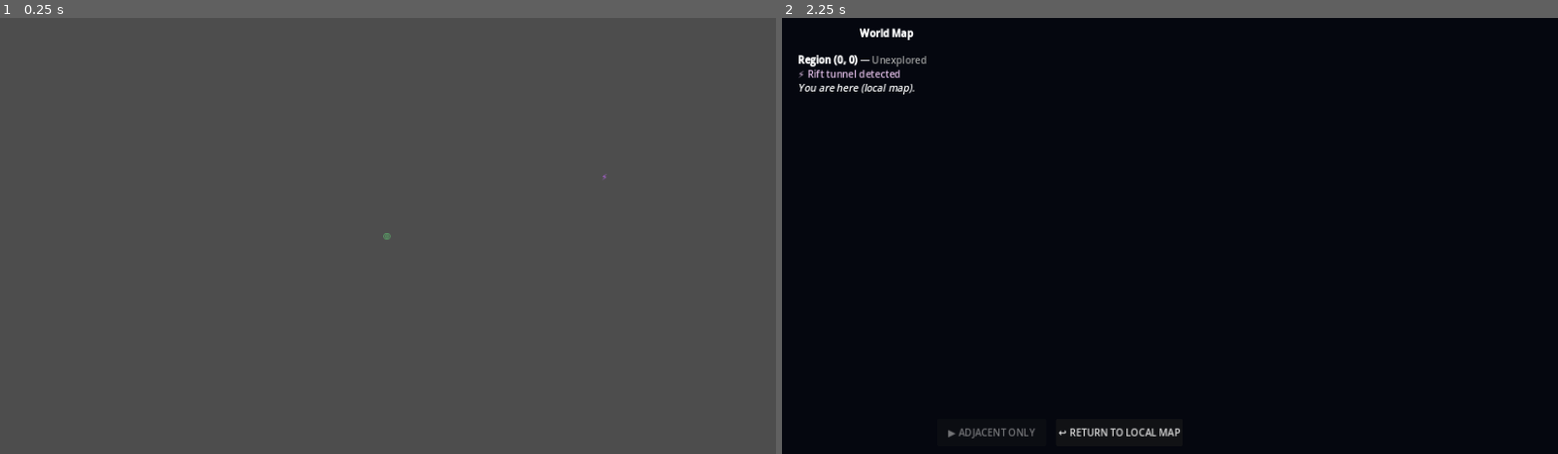
Above: before the commit, frames 1-2 (left to right).
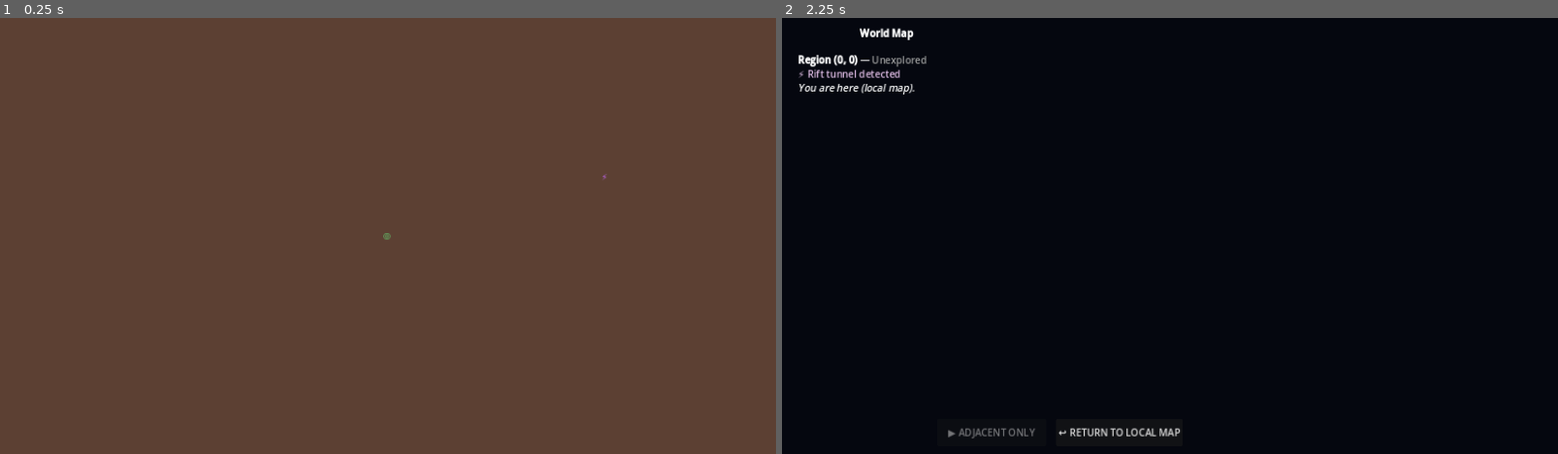
Above: after the commit, the same moments.

Repository: AhmiDarrow/FallenEarth
Game: Godot game, scene res://scenes/HubWorld.tscn
Two runs of this game, one before a commit and one after it. Both use one fixed random seed, a clock stepped at 60 frames per second and the inputs below. This scene is started directly instead of the project's main scene.
Inputs (mouse positions are in pixels of both pictures, inside the frame that each line leads up to):
- Up to frame 1 (0.25 s): no input
- Up to frame 2 (2.25 s): tap Enter at 0.5 s; move the mouse to (1340, 214) at 0.52 s; hold Right 0.53-1.25 s; tap M at 0.6, 2.1 s; click (1340, 214) at 0.67 s; click "↩ RETURN TO LOCAL MAP" at 1.25 s; tap Space at 2 s; move the mouse to (1014, 257) at 2.02 s; hold Down from 2.03 s (still down)

The runs differ from the first frame. In frame 1, 100% of the frame differs, in the area x 0-100%, y 0-100%; in frame 2, nothing differs.

Commit message:
Fix HubWorld map rendering: parent ProceduralTile directly and use correct tile data
- ProceduralTile (Node2D with _draw()) was being stored in metadata of a plain
  Node2D wrapper that was never added to the scene tree. Now parented directly.
- Tile position within chunk was missing; now set via pt.position.
- GameState.get_hex_state(x, y) was called with local tile coords instead of hex
  coords (wrong data, wrong method call). Now uses per-tile dict from _map_data.

Diff:
--- a/scripts/LocalMapRenderer.gd
+++ b/scripts/LocalMapRenderer.gd
@@ -81,17 +81,13 @@
 			var local_key := LocalMapGen.local_key(x, y)
 			var tile: Dictionary = _map_data.get(local_key, {}) as Dictionary
 			var tile_key := "%d,%d" % [terrain, tile.get("terrain_type", 0)]
-			var tile_data: Dictionary = GameState.get_hex_state(x, y)
 			var pt: ProceduralTile = ProceduralTile.new()
 			pt.size = Vector2(CELL_SIZE - 1, CELL_SIZE - 1)
-			pt.setup_for(tile_data)
-			# Wrap because ProceduralTile extends CanvasTexture (not Node). Store data on a Node2D child for now.
-			var procedural_tile := Node2D.new()
-			procedural_tile.name = "Tile_%s" % tile_key
-			procedural_tile.set_meta("procedural_tile", pt)
-			procedural_tile.set_meta("tile_data", tile_data)
-			chunk_root.add_child(procedural_tile)
-			cells[local_key] = procedural_tile
+			pt.position = Vector2(dx * CELL_SIZE, dy * CELL_SIZE)
+			pt.setup_for(tile)
+			pt.name = "Tile_%s" % tile_key
+			chunk_root.add_child(pt)
+			cells[local_key] = pt
 
 	_loaded_chunks[ck] = {"root": chunk_root, "cells": cells}
 
